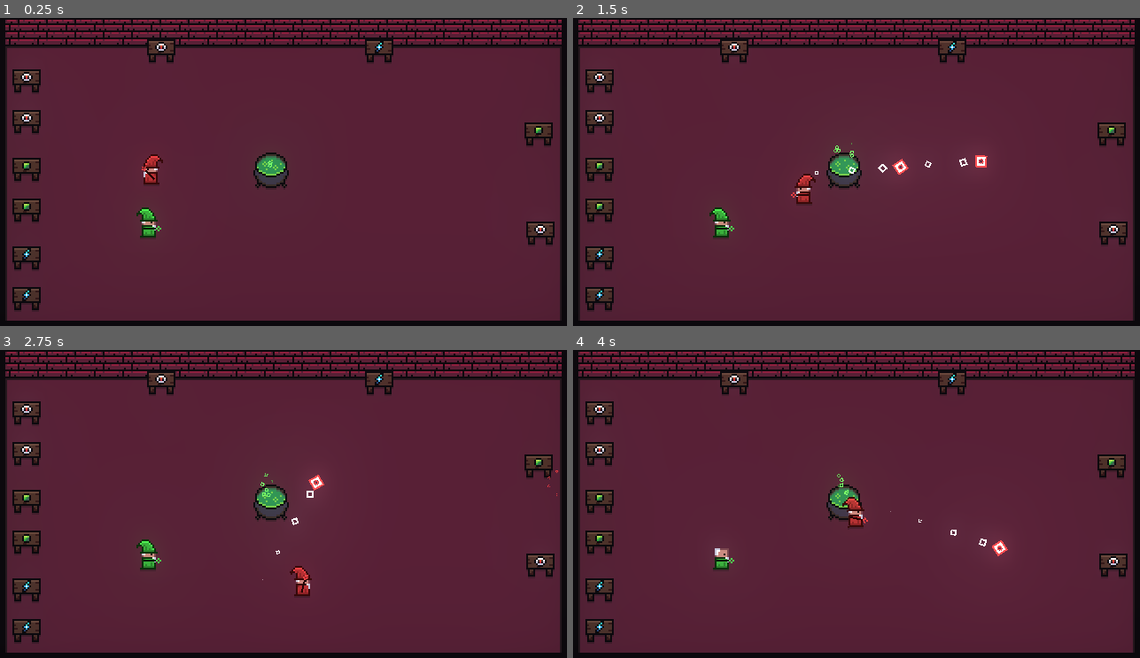
Above: before the commit, frames 1-4 (two rows, left to right).
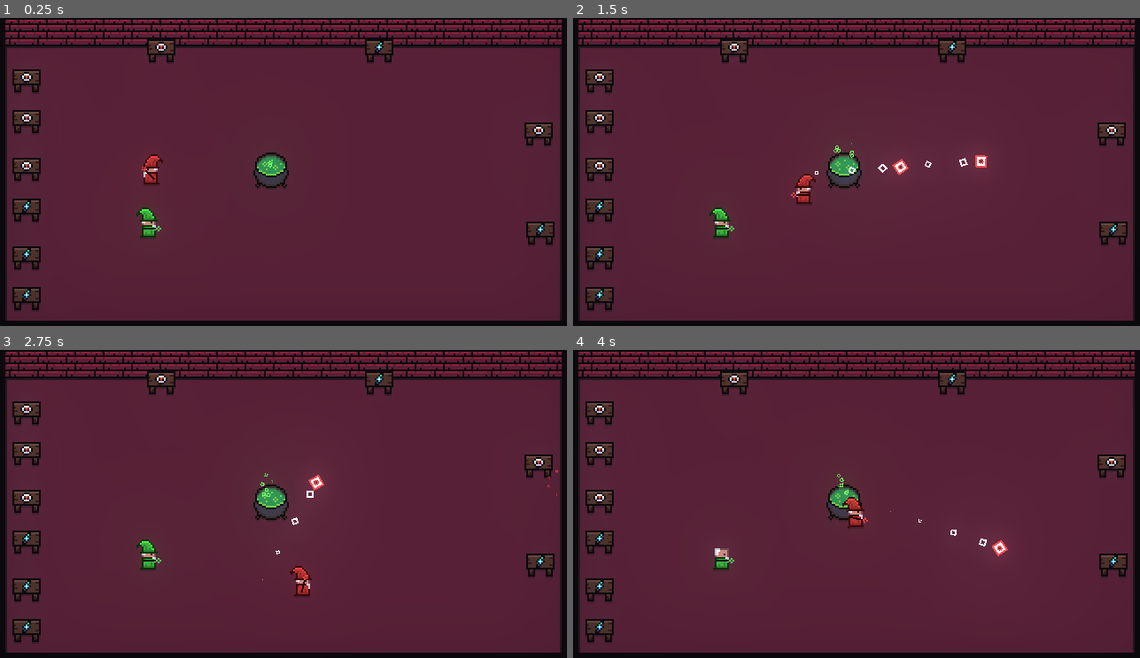
Above: after the commit, the same moments.

Repository: JoeZlonicky/spellbrew
Game: Godot game, scene res://dungeon/dungeon.tscn
The game is run twice, just before and just after one commit, with the same random seed, the same clock (stepped at 60 frames per second) and the same inputs.
Inputs (mouse positions are in pixels of both pictures, inside the frame that each line leads up to):
- Up to frame 1 (0.25 s): no input
- Up to frame 2 (1.5 s): tap Enter at 0.5 s; move the mouse to (981, 162) at 0.52 s; press the mouse at (981, 162) at 0.53 s; hold D (move_right) 0.53-1.28 s; move the mouse to (743, 193) at 1.27 s; release the mouse at (743, 193) at 1.28 s; hold S (move_down) from 1.28 s (still down); click (743, 193) at 1.35 s
- Up to frame 3 (2.75 s): move the mouse to (340, 439) at 2.02 s; release S (move_down) at 2.03 s; hold D (move_right) from 2.03 s (still down); hold E (interact) from 2.03 s (still down); click (340, 439) at 2.3 s
- Up to frame 4 (4 s): move the mouse to (828, 571) at 2.77 s; release D (move_right) at 2.78 s; release E (interact) at 2.78 s; hold W (move_up) 2.78-3.53 s; click (828, 571) at 2.85 s; move the mouse to (1026, 556) at 3.52 s; press the mouse at (1026, 556) at 3.53 s; hold A (move_left) from 3.53 s (still down)

The runs differ from the first frame. In frame 1, 0.2% of the frame differs, in the area x 3-97%, y 34-71%; in frame 2, 0.2%; in frame 3, 0.2%; in frame 4, 0.2%.

Commit message:
Cross Fire and inventory display

Diff:
--- a/dungeon/dungeon.tscn
+++ b/dungeon/dungeon.tscn
@@ -9,6 +9,29 @@
 [sub_resource type="ShaderMaterial" id=6]
 shader = ExtResource( 5 )
 shader_param/strength = 0.0
+
+[sub_resource type="ShaderMaterial" id=7]
+resource_local_to_scene = true
+shader = ExtResource( 5 )
+shader_param/strength = 1.0
+
+[sub_resource type="ShaderMaterial" id=8]
+resource_local_to_scene = true
+shader = ExtResource( 5 )
+shader_param/strength = 1.0
+
+[sub_resource type="ShaderMaterial" id=9]
+resource_local_to_scene = true
+shader = ExtResource( 5 )
+shader_param/strength = 1.0
+
+[sub_resource type="RectangleShape2D" id=10]
+resource_local_to_scene = true
+extents = Vector2( 4.5, 1 )
+
+[sub_resource type="RectangleShape2D" id=11]
+resource_local_to_scene = true
+extents = Vector2( 5, 8 )
 
 [sub_resource type="Animation" id=2]
 length = 0.001
@@ -97,24 +120,39 @@
 self_modulate = Color( 0.5, 2.5, 0.625, 1 )
 material = SubResource( 6 )
 
+[node name="Whiten" parent="YSort/Players/Player2/Direction/Sprite/Robe" index="0"]
+material = SubResource( 7 )
+
+[node name="Whiten" parent="YSort/Players/Player2/Direction/Sprite/Head" index="0"]
+material = SubResource( 8 )
+
 [node name="Hat" parent="YSort/Players/Player2/Direction/Sprite" index="3"]
 self_modulate = Color( 0.5, 2.5, 0.625, 1 )
 
+[node name="Whiten" parent="YSort/Players/Player2/Direction/Sprite/Hat" index="0"]
+material = SubResource( 9 )
+
 [node name="Wand" parent="YSort/Players/Player2" index="1"]
 self_modulate = Color( 1.59375, 0.5, 2.5, 1 )
+
+[node name="CollisionShape2D" parent="YSort/Players/Player2" index="2"]
+shape = SubResource( 10 )
+
+[node name="CollisionShape2D" parent="YSort/Players/Player2/Hitbox" index="0"]
+shape = SubResource( 11 )
 
 [node name="AnimationPlayer" parent="YSort/Players/Player2" index="4"]
 anims/RESET = SubResource( 2 )
 anims/idle = SubResource( 3 )
 anims/walk = SubResource( 4 )
 
-[node name="AnimationTree" parent="YSort/Players/Player2" index="5"]
+[node name="AnimationTree" parent="YSort/Players/Player2" index="6"]
 parameters/playback = SubResource( 5 )
 
-[node name="ColorModulator" parent="YSort/Players/Player2" index="6"]
+[node name="ColorModulator" parent="YSort/Players/Player2" index="7"]
 modulation = Color( 0.5, 2.5, 0.625, 1 )
 
-[node name="InputHandler" parent="YSort/Players/Player2" index="8"]
+[node name="InputHandler" parent="YSort/Players/Player2" index="9"]
 device_name = "0"
 
 [node name="Tables" type="YSort" parent="YSort"]
@@ -135,15 +173,15 @@
 
 [node name="Table4" parent="YSort/Tables" instance=ExtResource( 4 )]
 position = Vector2( 15, 141 )
-ingredient_override = 2
+ingredient_override = 1
 
 [node name="Table10" parent="YSort/Tables" instance=ExtResource( 4 )]
 position = Vector2( 15, 164 )
-ingredient_override = 2
+ingredient_override = 1
 
 [node name="Table5" parent="YSort/Tables" instance=ExtResource( 4 )]
 position = Vector2( 15, 91 )
-ingredient_override = 1
+ingredient_override = 0
 
 [node name="Table9" parent="YSort/Tables" instance=ExtResource( 4 )]
 position = Vector2( 15, 114 )
--- a/ingredient/ingredient.gd
+++ b/ingredient/ingredient.gd
@@ -4,3 +4,4 @@
 
 export (String) var display_name
 export (Texture) var sprite
+export (String, "Empty", "Red", "Green", "Blue") var color = "Empty"
--- a/ingredient/ingredients/eye_of_newt.tres
+++ b/ingredient/ingredients/eye_of_newt.tres
@@ -7,3 +7,4 @@
 script = ExtResource( 1 )
 display_name = "Eye of Newt"
 sprite = ExtResource( 2 )
+color = "Red"
--- a/ingredient/ingredients/pure_lightning.tres
+++ b/ingredient/ingredients/pure_lightning.tres
@@ -7,3 +7,4 @@
 script = ExtResource( 1 )
 display_name = "Pure Lightning"
 sprite = ExtResource( 2 )
+color = "Blue"
--- a/ingredient/ingredients/slime_ball.tres
+++ b/ingredient/ingredients/slime_ball.tres
@@ -7,3 +7,4 @@
 script = ExtResource( 1 )
 display_name = "Slimeball"
 sprite = ExtResource( 2 )
+color = "Green"
--- a/interactable/cauldron/cauldron.gd
+++ b/interactable/cauldron/cauldron.gd
@@ -3,7 +3,8 @@
 
 const SPELL_RECIPES = {
 	SpellList.FLAMETHROWER: [IngredientList.EYE_OF_NEWT, IngredientList.EYE_OF_NEWT],
-	SpellList.INFERNO_BLAST: [IngredientList.PURE_LIGHTNING, IngredientList.PURE_LIGHTNING]
+	SpellList.INFERNO_BLAST: [IngredientList.PURE_LIGHTNING, IngredientList.PURE_LIGHTNING],
+	SpellList.CROSS_FIRE: [IngredientList.EYE_OF_NEWT, IngredientList.PURE_LIGHTNING]
 }
 
 
@@ -17,9 +18,9 @@
 	if not player.inventory.is_full():
 		return
 
-	var ingredient_1 = player.inventory.ingredients[0]
-	var ingredient_2 = player.inventory.ingredients[1]
-	var spell = _get_spell_from_ingredients(ingredient_1, ingredient_2)
+	var spell = _get_spell_from_ingredients(player.inventory.ingredient_1,
+		player.inventory.ingredient_2)
+
 	if spell:
 		player.inventory.empty()
 		player.wand.equip_spell(spell)
--- a/interactable/table/table.gd
+++ b/interactable/table/table.gd
@@ -2,11 +2,11 @@
 
 const SPAWNABLE = [
 	IngredientList.EYE_OF_NEWT,
-	IngredientList.SLIME_BALL,
 	IngredientList.PURE_LIGHTNING
+	# IngredientList.SLIME_BALL,
 ]
 
-export (int, -1, 2) var ingredient_override = -1  # For testing
+export (int, -1, 1) var ingredient_override = -1  # For testing
 
 var ingredient: Ingredient
 
--- a/player/inventory.gd
+++ /dev/null
@@ -1,19 +0,0 @@
-extends Node
-
-class_name SpellInventory
-
-const MAX_NUM_INGREDIENTS: int = 2
-
-var ingredients: Array = []
-
-
-func is_full() -> bool:
-	return ingredients.size() >= MAX_NUM_INGREDIENTS
-
-
-func add_ingredient(ingredient: Ingredient) -> void:
-	ingredients.append(ingredient)
-
-
-func empty() -> void:
-	ingredients = []
--- /dev/null
+++ b/player/inventory/ingredient_slot/ingredient_slot.gd
@@ -0,0 +1,11 @@
+extends CenterContainer
+
+
+export (String, "Empty", "Red", "Green", "Blue") var color = "Empty" setget set_color
+
+
+func set_color(new_color):
+	color = new_color
+	for slot in get_children():
+		slot.hide()
+	get_node(new_color).show()
--- /dev/null
+++ b/player/inventory/ingredient_slot/ingredient_slot.tscn
@@ -0,0 +1,36 @@
+[gd_scene load_steps=6 format=2]
+
+[ext_resource path="res://_assets/art/ui/slot_blue.png" type="Texture" id=1]
+[ext_resource path="res://_assets/art/ui/slot_red.png" type="Texture" id=2]
+[ext_resource path="res://_assets/art/ui/slot_unfilled.png" type="Texture" id=3]
+[ext_resource path="res://_assets/art/ui/slot_green.png" type="Texture" id=4]
+[ext_resource path="res://player/inventory/ingredient_slot/ingredient_slot.gd" type="Script" id=5]
+
+[node name="IngredientSlot" type="CenterContainer"]
+margin_left = 1.0
+margin_right = 5.0
+margin_bottom = 4.0
+script = ExtResource( 5 )
+
+[node name="Empty" type="TextureRect" parent="."]
+margin_right = 4.0
+margin_bottom = 4.0
+texture = ExtResource( 3 )
+
+[node name="Red" type="TextureRect" parent="."]
+visible = false
+margin_right = 4.0
+margin_bottom = 4.0
+texture = ExtResource( 2 )
+
+[node name="Green" type="TextureRect" parent="."]
+visible = false
+margin_right = 4.0
+margin_bottom = 4.0
+texture = ExtResource( 4 )
+
+[node name="Blue" type="TextureRect" parent="."]
+visible = false
+margin_right = 4.0
+margin_bottom = 4.0
+texture = ExtResource( 1 )
--- /dev/null
+++ b/player/inventory/inventory.gd
@@ -0,0 +1,41 @@
+extends HBoxContainer
+
+class_name SpellInventory
+
+var ingredient_1: Ingredient = null
+var ingredient_2: Ingredient = null
+
+onready var slot_1 = $IngredientSlot1
+onready var slot_2 = $IngredientSlot2
+
+
+func _ready():
+	update_ingredient_display()
+
+
+func is_full() -> bool:
+	return ingredient_1 != null and ingredient_2 != null
+
+
+func add_ingredient(ingredient: Ingredient) -> void:
+	if ingredient_1 == null:
+		ingredient_1 = ingredient
+	elif ingredient_2 == null:
+		ingredient_2 = ingredient
+	update_ingredient_display()
+
+
+func empty() -> void:
+	ingredient_1 = null
+	ingredient_2 = null
+	update_ingredient_display()
+
+
+func update_ingredient_display():
+	slot_1.visible = ingredient_1 != null
+	slot_2.visible = ingredient_2 != null
+
+	if ingredient_1 != null:
+		slot_1.color = ingredient_1.color
+	if ingredient_2 != null:
+		slot_2.color = ingredient_2.color
--- /dev/null
+++ b/player/inventory/inventory.tscn
@@ -0,0 +1,23 @@
+[gd_scene load_steps=3 format=2]
+
+[ext_resource path="res://player/inventory/ingredient_slot/ingredient_slot.tscn" type="PackedScene" id=1]
+[ext_resource path="res://player/inventory/inventory.gd" type="Script" id=3]
+
+[node name="Inventory" type="HBoxContainer"]
+anchor_left = 0.5
+anchor_top = 0.5
+anchor_right = 0.5
+anchor_bottom = 0.5
+margin_left = -6.0
+margin_top = 1.0
+margin_right = 6.0
+margin_bottom = 5.0
+custom_constants/separation = 2
+alignment = 1
+script = ExtResource( 3 )
+
+[node name="IngredientSlot1" parent="." instance=ExtResource( 1 )]
+
+[node name="IngredientSlot2" parent="." instance=ExtResource( 1 )]
+margin_left = 7.0
+margin_right = 11.0
--- a/player/player.tscn
+++ b/player/player.tscn
@@ -5,7 +5,7 @@
 [ext_resource path="res://_assets/art/wizard/wizard_hat.png" type="Texture" id=3]
 [ext_resource path="res://player/wand/wand.tscn" type="PackedScene" id=4]
 [ext_resource path="res://player/player_hitbox.gd" type="Script" id=5]
-[ext_resource path="res://player/inventory.gd" type="Script" id=6]
+[ext_resource path="res://player/inventory/inventory.tscn" type="PackedScene" id=6]
 [ext_resource path="res://_assets/art/wizard/wizard_head.png" type="Texture" id=7]
 [ext_resource path="res://_assets/art/wizard/wizard_robe.png" type="Texture" id=8]
 [ext_resource path="res://player/utility/color_modulator.gd" type="Script" id=9]
@@ -302,17 +302,17 @@
 active = true
 parameters/playback = SubResource( 7 )
 
+[node name="Inventory" parent="." instance=ExtResource( 6 )]
+
 [node name="ColorModulator" type="Node" parent="."]
 script = ExtResource( 9 )
 hat_node_path = NodePath("../Direction/Sprite/Hat")
 robe_node_path = NodePath("../Direction/Sprite/Robe")
 wand_node_path = NodePath("../Wand")
 
-[node name="Inventory" type="Node" parent="."]
-script = ExtResource( 6 )
-
 [node name="InputHandler" type="Node" parent="."]
 script = ExtResource( 10 )
 
 [node name="DamageCooldown" type="Timer" parent="."]
+wait_time = 0.5
 one_shot = true
--- a/project.godot
+++ b/project.godot
@@ -24,10 +24,10 @@
 "language": "GDScript",
 "path": "res://player/player.gd"
 }, {
-"base": "Node",
+"base": "HBoxContainer",
 "class": "SpellInventory",
 "language": "GDScript",
-"path": "res://player/inventory.gd"
+"path": "res://player/inventory/inventory.gd"
 }, {
 "base": "Resource",
 "class": "SpellList",
--- a/spell/spell_list.gd
+++ b/spell/spell_list.gd
@@ -6,3 +6,4 @@
 const BASIC_SPELL = preload("res://spell/spells/basic_spell.gd")
 const FLAMETHROWER = preload("res://spell/spells/flame_thrower.gd")
 const INFERNO_BLAST =  preload("res://spell/spells/inferno_blast.gd")
+const CROSS_FIRE = preload("res://spell/spells/cross_fire.gd")
--- /dev/null
+++ b/spell/spells/cross_fire.gd
@@ -0,0 +1,68 @@
+extends "res://spell/spell.gd"
+
+const BASIC_PROJECTILE: PackedScene = preload("res://spell/projectile/projectile.tscn")
+
+const NUM_TICKS: int = 3
+const TIME_BETWEEN_TICKS: float = 0.5
+const START_DISTANCE = 10.0  # Start a bit spaced out from player
+const Y_OFFSET = -8.0  # Want to cast from roughly the center of the player sprite
+
+var is_diagonal_next: bool = true  # Will go back and forth
+var num_ticks: int = 0  # Ends when reachs NUM_TICKS
+
+
+# Alternate between sending out 4 diagonal projectiles and 4 straight projectiles
+func _ready() -> void:
+	_on_spell_timer_timeout()
+
+	# Ticks for following projectiles
+	var repeat_timer = Timer.new()
+	repeat_timer.wait_time = TIME_BETWEEN_TICKS
+	add_child(repeat_timer)
+	repeat_timer.connect("timeout", self, "_on_spell_timer_timeout")
+	repeat_timer.start()
+
+
+# Follow up projectiles
+func _on_spell_timer_timeout() -> void:
+	if is_diagonal_next:
+		cast_diagonal_projectiles()
+	else:
+		cast_straight_projectiles()
+
+
+# Send out projectiles in the 4 diagonal directions
+func cast_diagonal_projectiles() -> void:
+	cast_projectile_at_angle(PI/4.0)
+	cast_projectile_at_angle(3.0*PI/4.0)
+	cast_projectile_at_angle(5.0*PI/4.0)
+	cast_projectile_at_angle(7.0*PI/4.0)
+
+	is_diagonal_next = false
+
+	num_ticks += 1
+	if num_ticks == NUM_TICKS:
+		queue_free()
+
+
+# Send out projectiles in the horizontal and vertical axi
+func cast_straight_projectiles() -> void:
+	cast_projectile_at_angle(0.0)
+	cast_projectile_at_angle(PI/2.0)
+	cast_projectile_at_angle(PI)
+	cast_projectile_at_angle(3.0*PI/2.0)
+
+	is_diagonal_next = true
+
+	num_ticks += 1
+	if num_ticks == NUM_TICKS:
+		queue_free()
+
+
+# Send projectile at given angle from player and with correct position offset
+func cast_projectile_at_angle(angle: float):
+	var projectile = shoot_projectile_from_wand(BASIC_PROJECTILE)
+	projectile.direction = Vector2(cos(angle), sin(angle))
+	projectile.global_position = player_cast_by.global_position
+	projectile.global_position += projectile.direction.normalized() * START_DISTANCE
+	projectile.global_position.y += Y_OFFSET
Not shown: 1 places in dungeon/dungeon.tscn that only renumber resources
